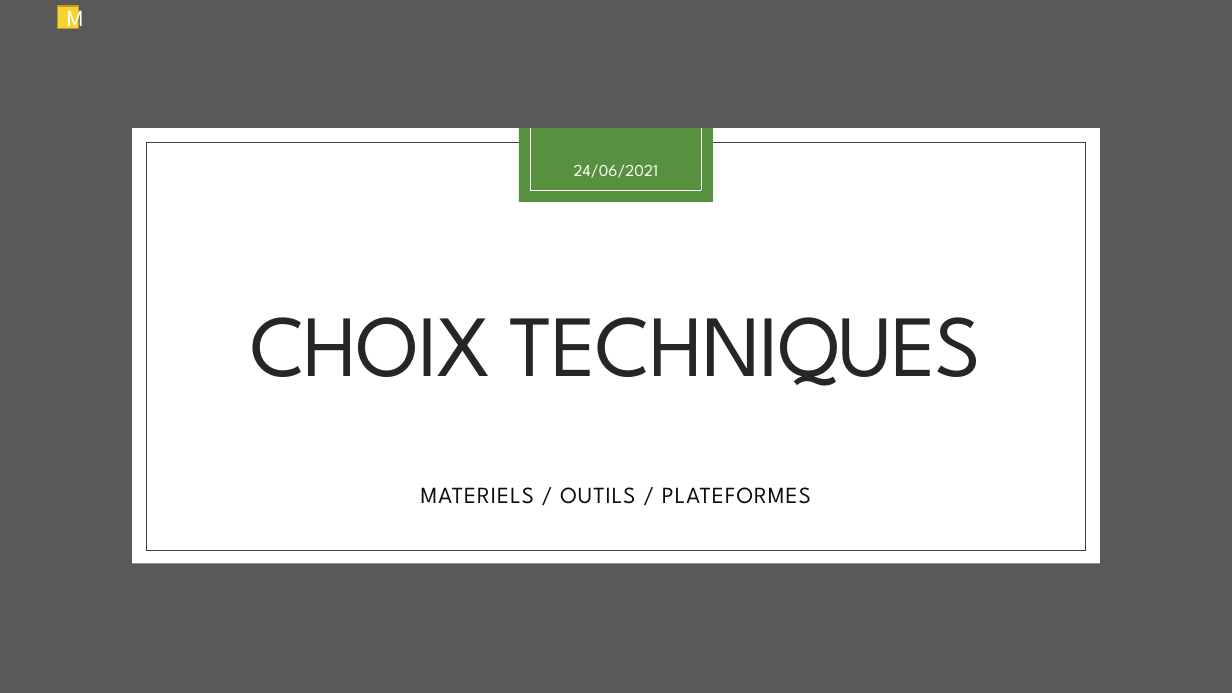
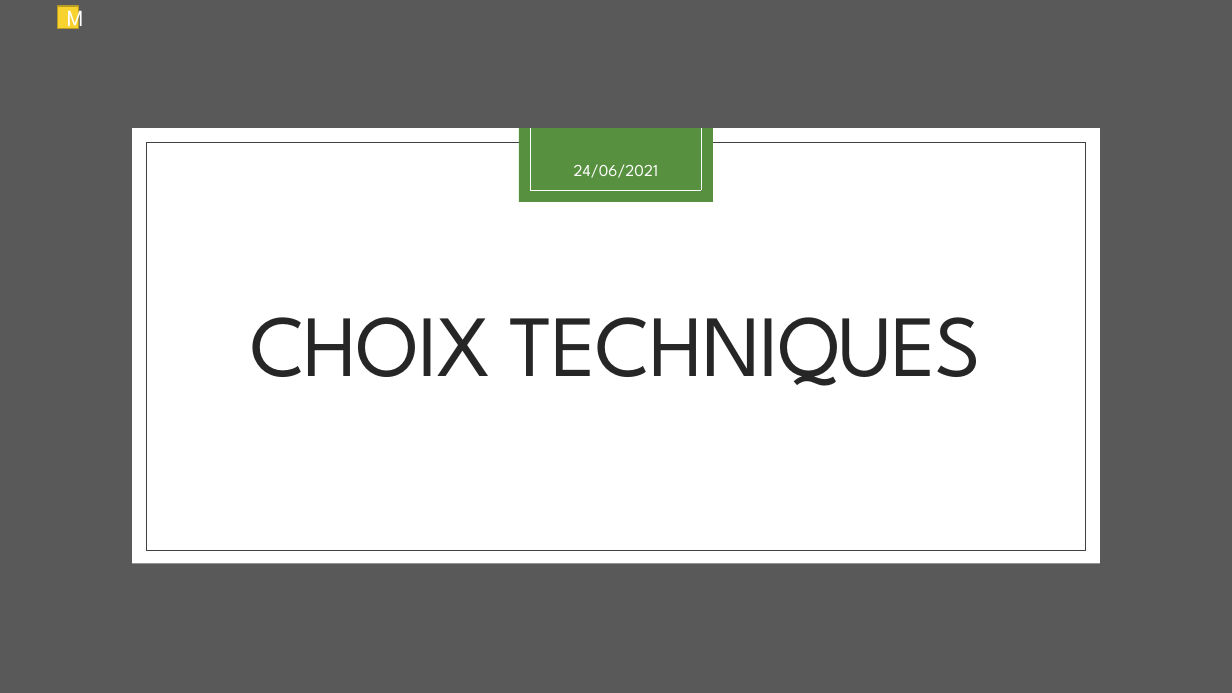
Before and after one commit to aiekick/ProjectStationMeteo, a slide deck: slide 13 of doc/StationMeteo_Soutenance_Stephane.pptx. Drawn at 1232x693 pixels with LibreOffice and Linux fonts; fonts in the diff are those of the drawing. Boxes give left, top, right and bottom in pixels: in the first picture for what was removed or moved away, otherwise in the second. Text is boxed around its words. In the diff, an @@ line names an element or a change of style, - is before the commit and + after.

```diff
--- a/doc/StationMeteo_Soutenance_Stephane.pptx
+++ b/doc/StationMeteo_Soutenance_Stephane.pptx
@@ subtitle removed at [421,487,811,504] @@
-MATERIELS / OUTILS / PLATEFORMES
```
Also in this commit, not shown: 14 other slides changed, 1 slide removed.
